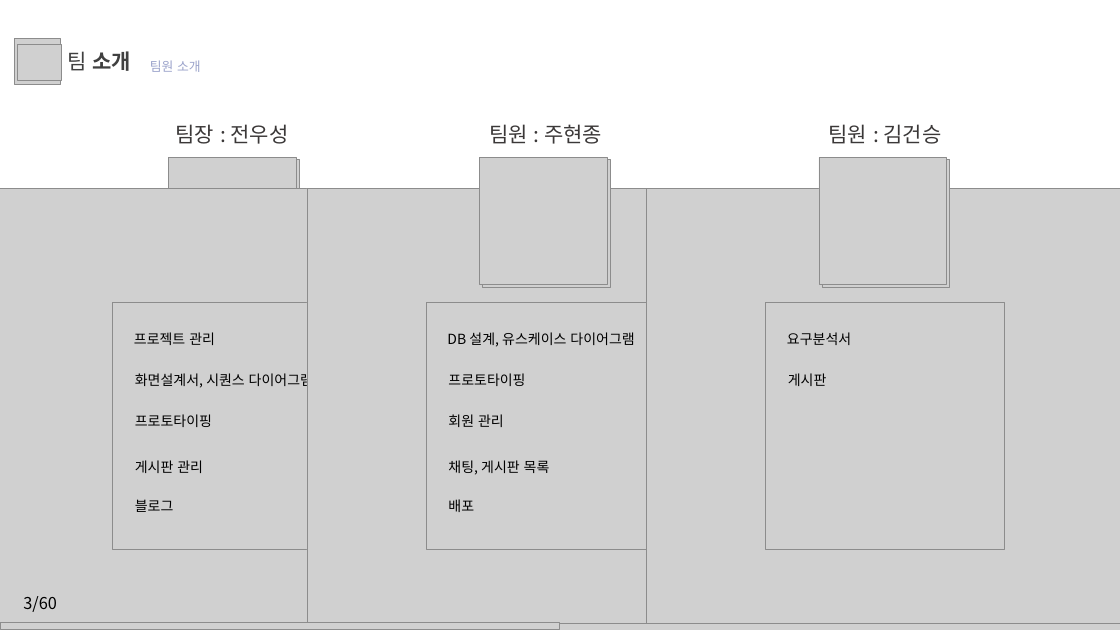
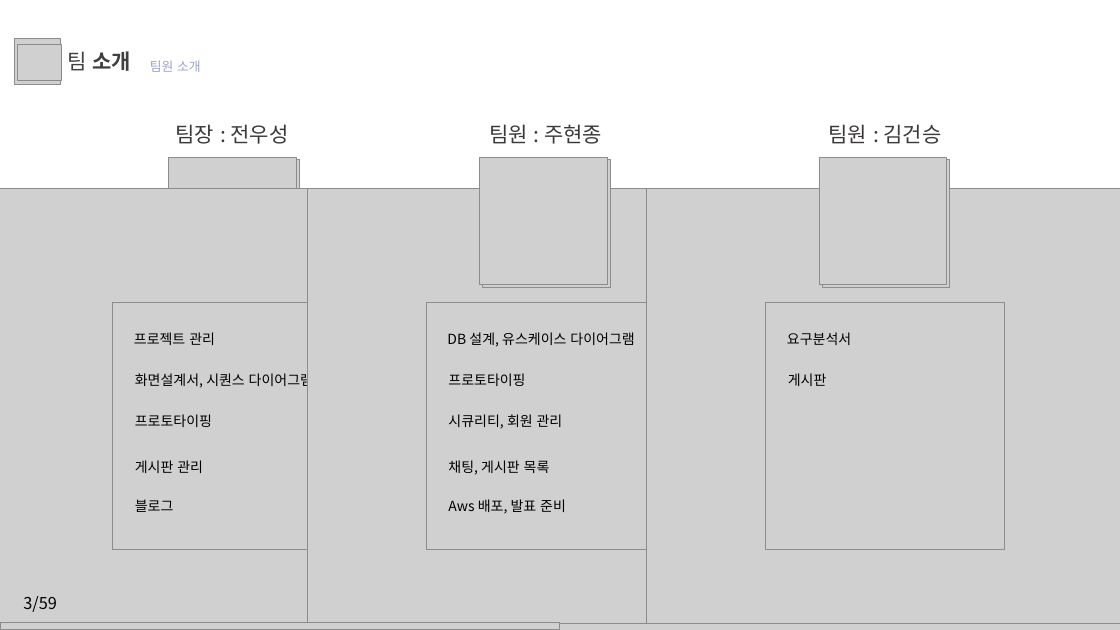
Before and after one commit to juhyeonjong2/EzenCompany, a slide deck: slide 3 of Documents/8. 발표/2. 최종발표/이젠컴퍼니.pptx. Drawn at 1120x630 pixels with LibreOffice and Linux fonts; fonts in the diff are those of the drawing; grey boxes stand for pictures; background and template pictures are left out. Boxes give left, top, right and bottom in pixels: in the first picture for what was removed or moved away, otherwise in the second. Text is boxed around its words. In the diff, an @@ line names an element or a change of style, - is before the commit and + after.

Commit message:
최종 발표 ppt 작성

```diff
--- a/Documents/8. 발표/2. 최종발표/이젠컴퍼니.pptx
+++ b/Documents/8. 발표/2. 최종발표/이젠컴퍼니.pptx
@@ text at <box>448,414,563,429</box>: text changed @@
-회원 관리
+시큐리티, 회원 관리
@@ text at <box>448,499,566,514</box>: text changed @@
-배포
+Aws 배포, 발표 준비
@@ text at <box>23,596,57,612</box>: text changed @@
-3/60
+3/59
```
Also in this commit, not shown: 9 other slides changed, 48 slides added.
